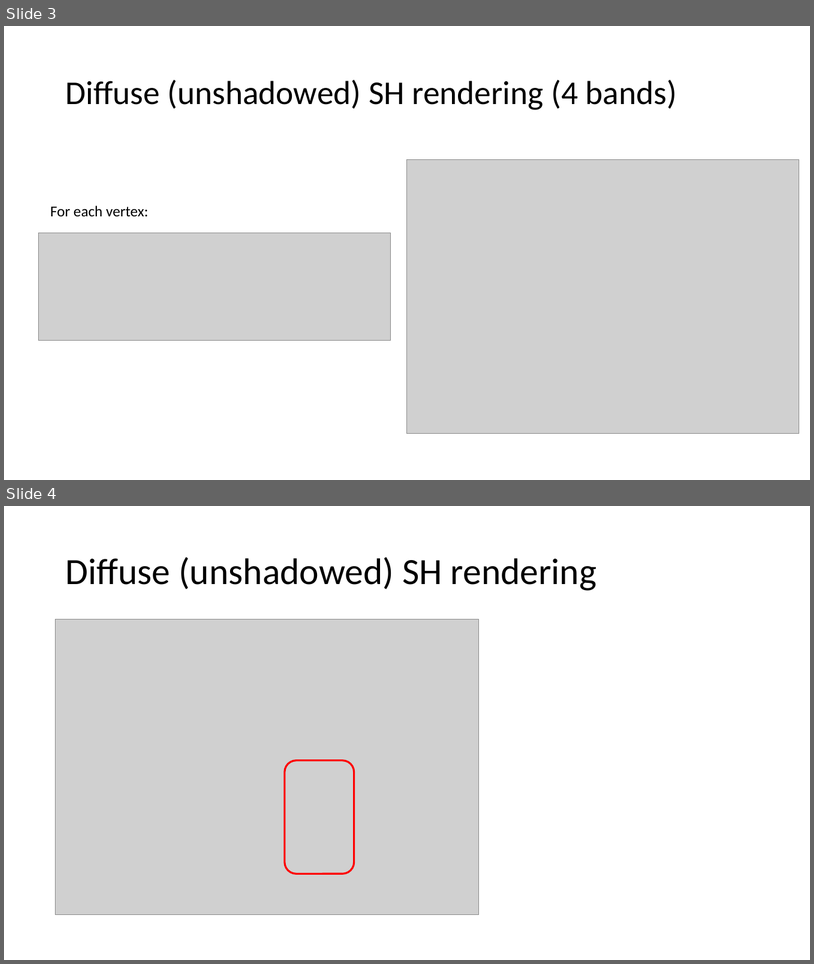
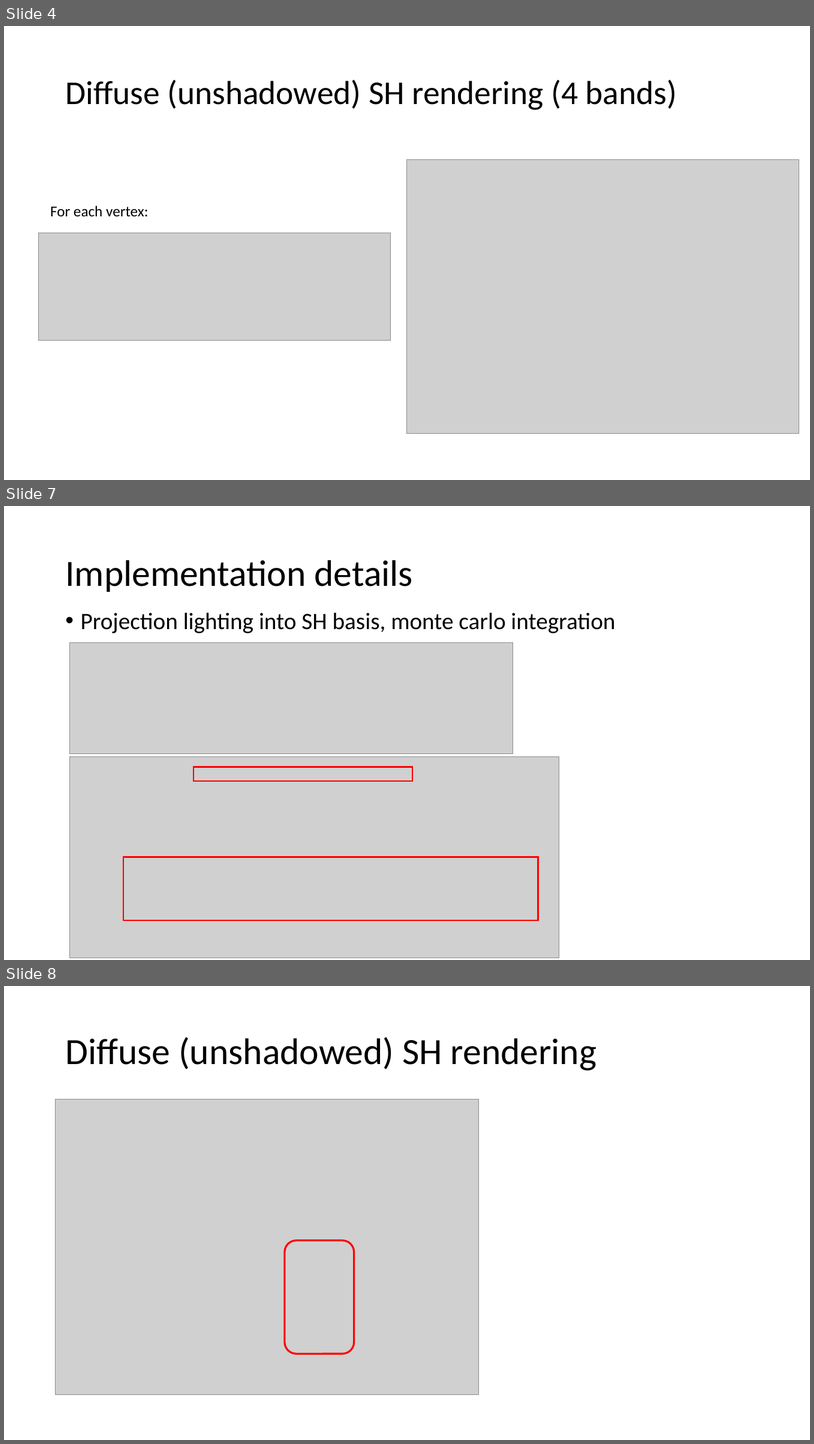
Before and after one commit to ShengCN/Spherical-Harmoincs-Shadows, a slide deck: Checkpoint 2&3.pptx. Shown one above the other, each under a label of ours: slides 3 and 4 before the commit, slides 4, 7 and 8 after it; the slides between them are not shown. The pictures are 814x964 and 814x1444 pixels, drawn with LibreOffice and Linux fonts; fonts in the diff are those of the drawing; grey boxes stand for pictures. Boxes give left, top, right and bottom in pixels: in the first picture for what was removed or moved away, otherwise in the second. Text is boxed around its words. In the diff, an @@ line names an element or a change of style, - is before the commit and + after.

Commit message:
finish final project

```diff
--- a/Checkpoint 2&3.pptx
+++ b/Checkpoint 2&3.pptx
@@ slide 7 added at bbox=[4, 506, 810, 960], background #FFFFFF @@
@@ title added at bbox=[65, 560, 413, 592], 44 pt, text #000000 @@
+Implementation details
@@ text added at bbox=[81, 612, 615, 633], 28 pt, text #000000 @@
+• Projection lighting into SH basis, monte carlo integration
@@ picture added at bbox=[70, 643, 513, 753] @@
@@ picture added at bbox=[70, 757, 560, 958] @@
@@ rectangle added at bbox=[194, 767, 413, 781], outline #FF0000 2 pt @@
@@ rectangle added at bbox=[124, 857, 539, 920], outline #FF0000 2 pt @@
@@ what was slide 3 is now slide 4 @@
@@ what was slide 4 is now slide 8 @@
```
Also in this commit, not shown: 1 slide changed, 4 other slides added, 2 other files.
